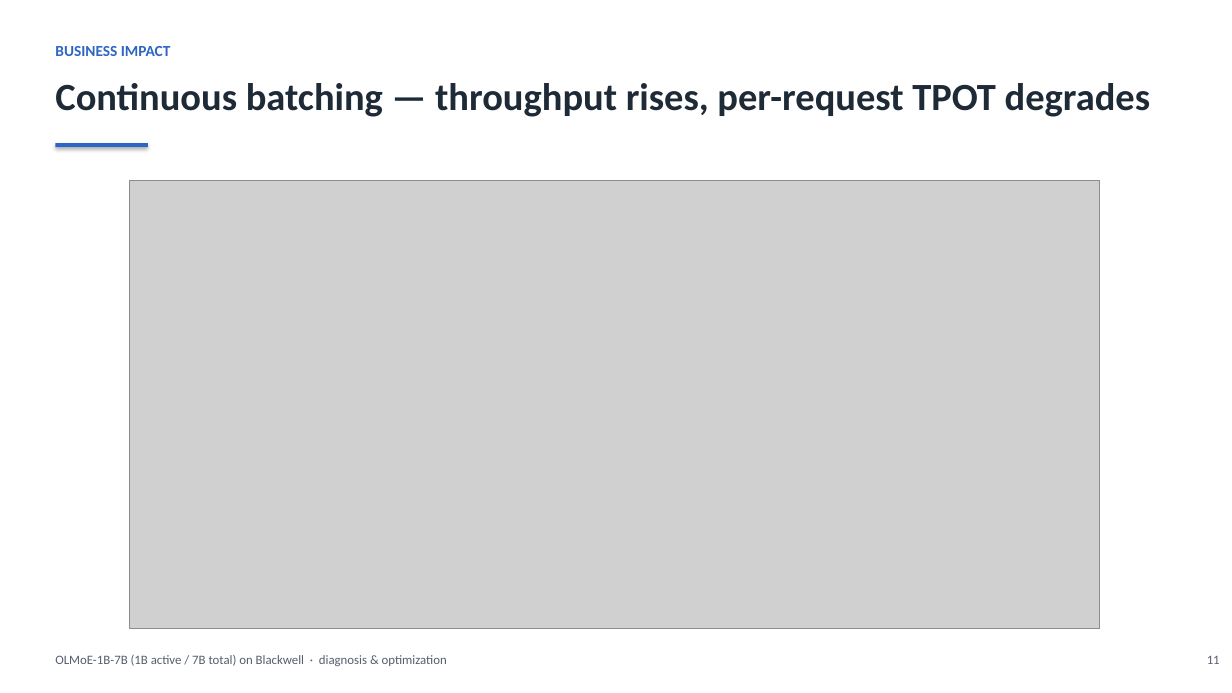
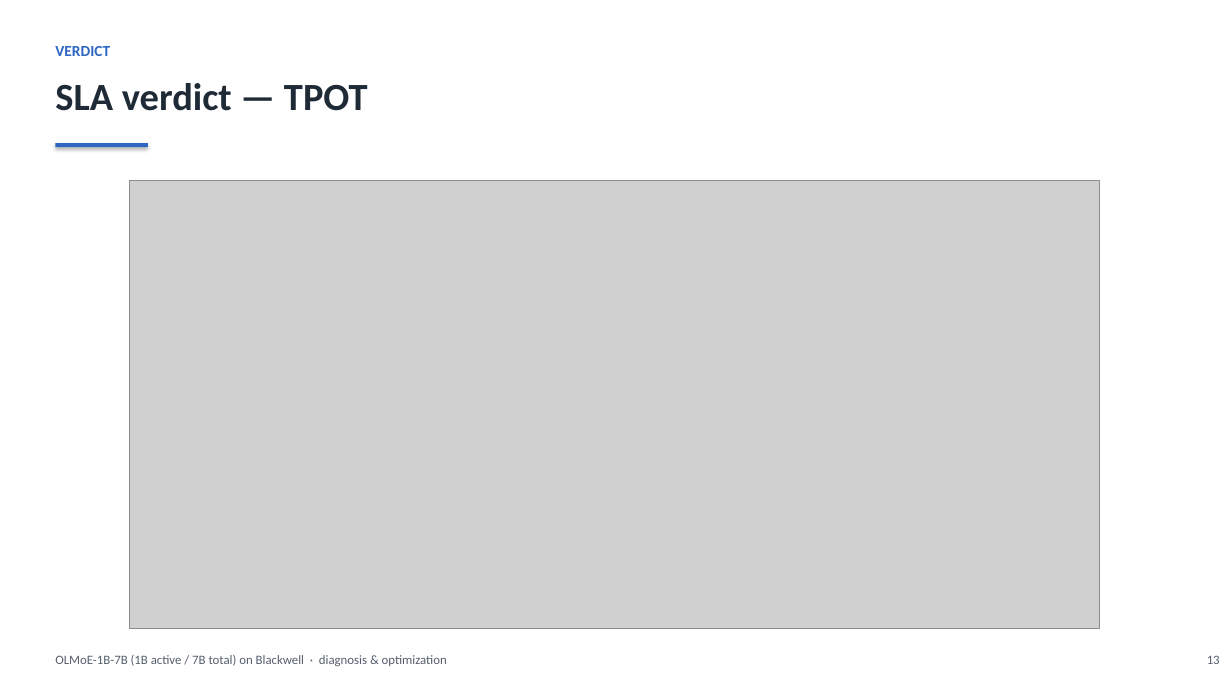
Before and after one commit to harishvs/moe-inference-optimize, a slide deck: slide 13 of talk/deck.pptx (slide 11 before the commit). Drawn at 1232x693 pixels with LibreOffice and Linux fonts; fonts in the diff are those of the drawing; grey boxes stand for pictures. Boxes give left, top, right and bottom in pixels: in the first picture for what was removed or moved away, otherwise in the second. Text is boxed around its words. In the diff, an @@ line names an element or a change of style, - is before the commit and + after.

```diff
--- a/talk/deck.pptx
+++ b/talk/deck.pptx
@@ text at (55,46,110,56): text changed @@
-BUSINESS IMPACT
+VERDICT
@@ text at (55,83,368,111): text changed @@
-Continuous batching — throughput rises, per-request TPOT degrades
+SLA verdict — TPOT
@@ text at (1207,655,1220,664): text changed @@
-11
+13
```
Also in this commit, not shown: 13 other slides changed, 2 slides added, 1 slide removed, 7 other files.
